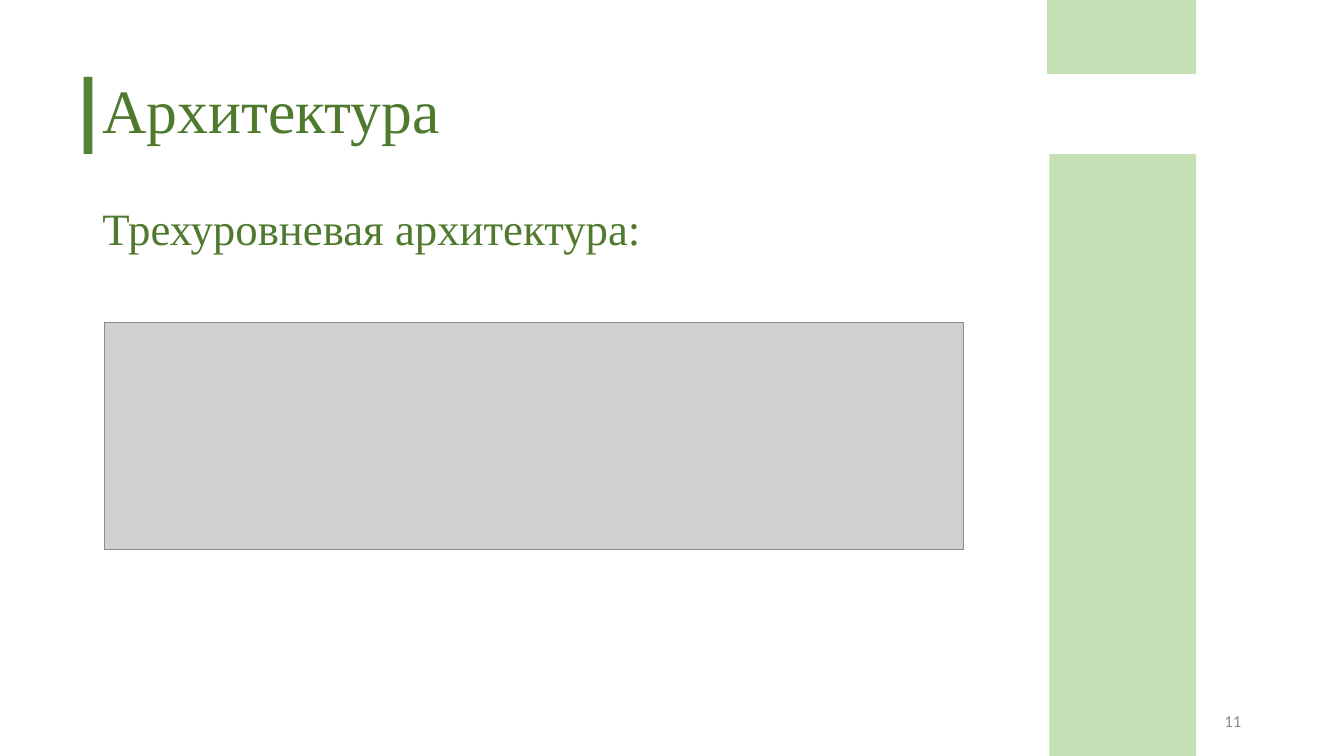
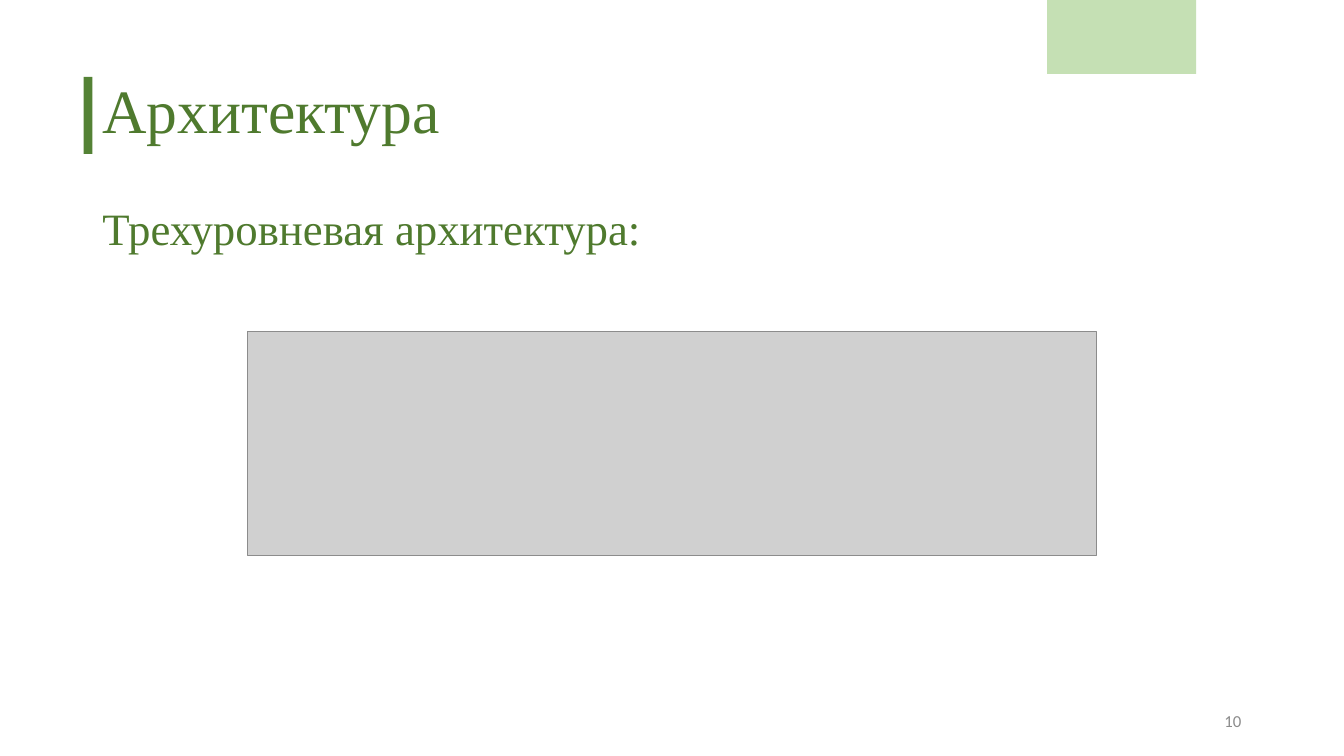
Before and after one commit to polyafedosova/TP-5.2-5, a slide deck: slide 10 of Documentation/Презентация.pptx (slide 11 before the commit). Drawn at 1344x756 pixels with LibreOffice and Linux fonts; fonts in the diff are those of the drawing; grey boxes stand for pictures. Boxes give left, top, right and bottom in pixels: in the first picture for what was removed or moved away, otherwise in the second. Text is boxed around its words. In the diff, an @@ line names an element or a change of style, - is before the commit and + after.

```diff
--- a/Documentation/Презентация.pptx
+++ b/Documentation/Презентация.pptx
@@ rectangle removed at (1050,154,1197,756) @@
@@ picture: place and size @@
-picture at (104,323,964,549)
+picture at (248,332,1097,556)
@@ page number at (1224,716,1241,727): text changed @@
-11
+10
```
Also in this commit, not shown: 6 other slides changed, 9 slides added, 11 slides removed.
